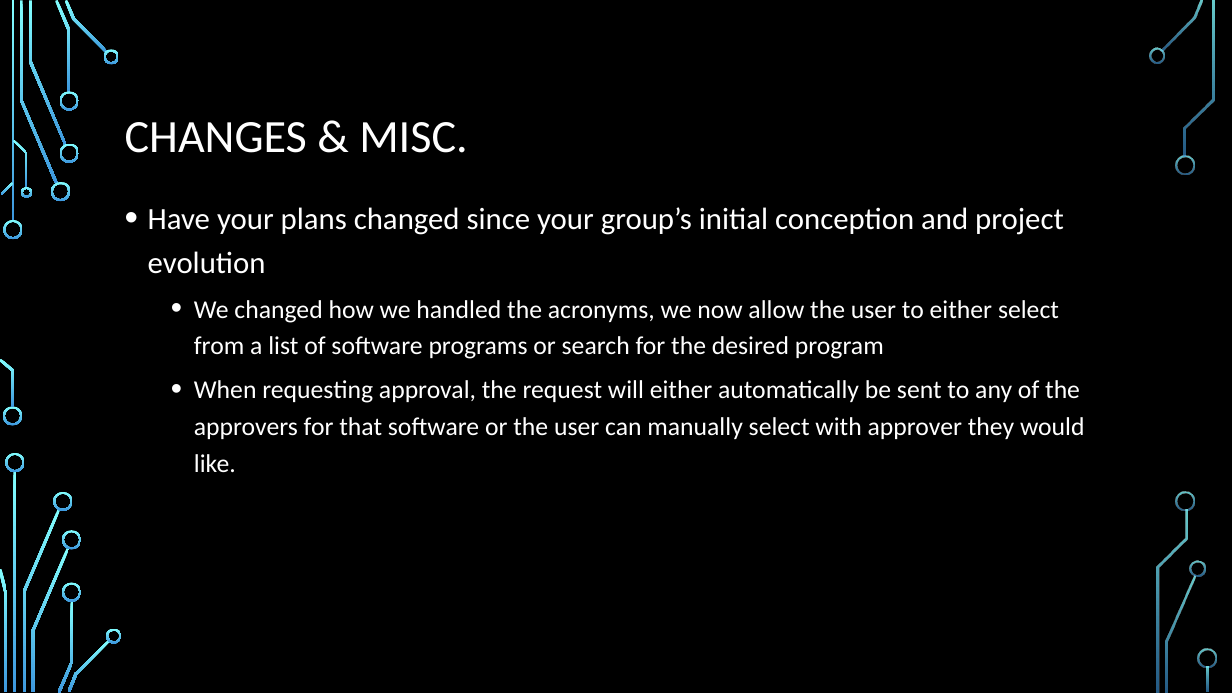
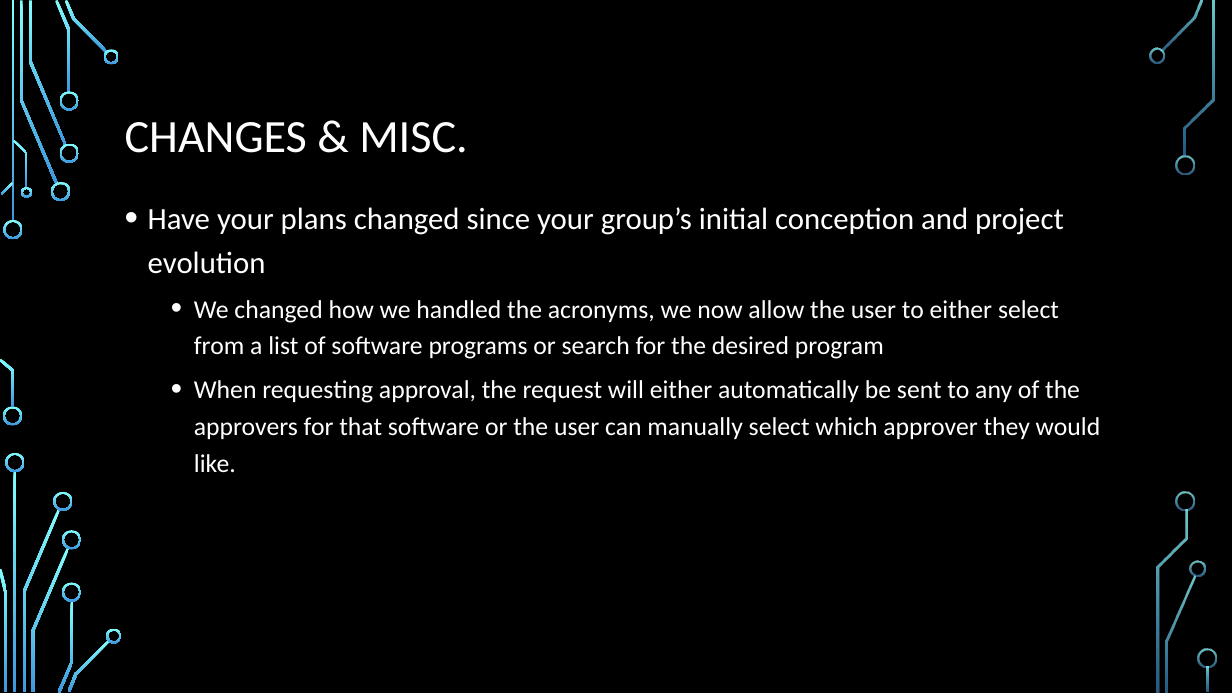
Before and after one commit to ureginastudent/PROJECT, a slide deck: slide 3 of Milestone 3/ENSE 470 Milestone 3.pptx. Drawn at 1232x693 pixels with LibreOffice and Linux fonts; fonts in the diff are those of the drawing; background and template pictures are left out. Boxes give left, top, right and bottom in pixels: in the first picture for what was removed or moved away, otherwise in the second. Text is boxed around its words. In the diff, an @@ line names an element or a change of style, - is before the commit and + after.

Commit message:
Update: fixed missed word

```diff
--- a/Milestone 3/ENSE 470 Milestone 3.pptx
+++ b/Milestone 3/ENSE 470 Milestone 3.pptx
@@ text at [194,380,1101,472]: text changed @@
-  • When requesting approval, the request will either automatically be sent to any of the approvers for that software or the user can manually select with approver they would like.
+  • When requesting approval, the request will either automatically be sent to any of the approvers for that software or the user can manually select which approver they would like.
```
